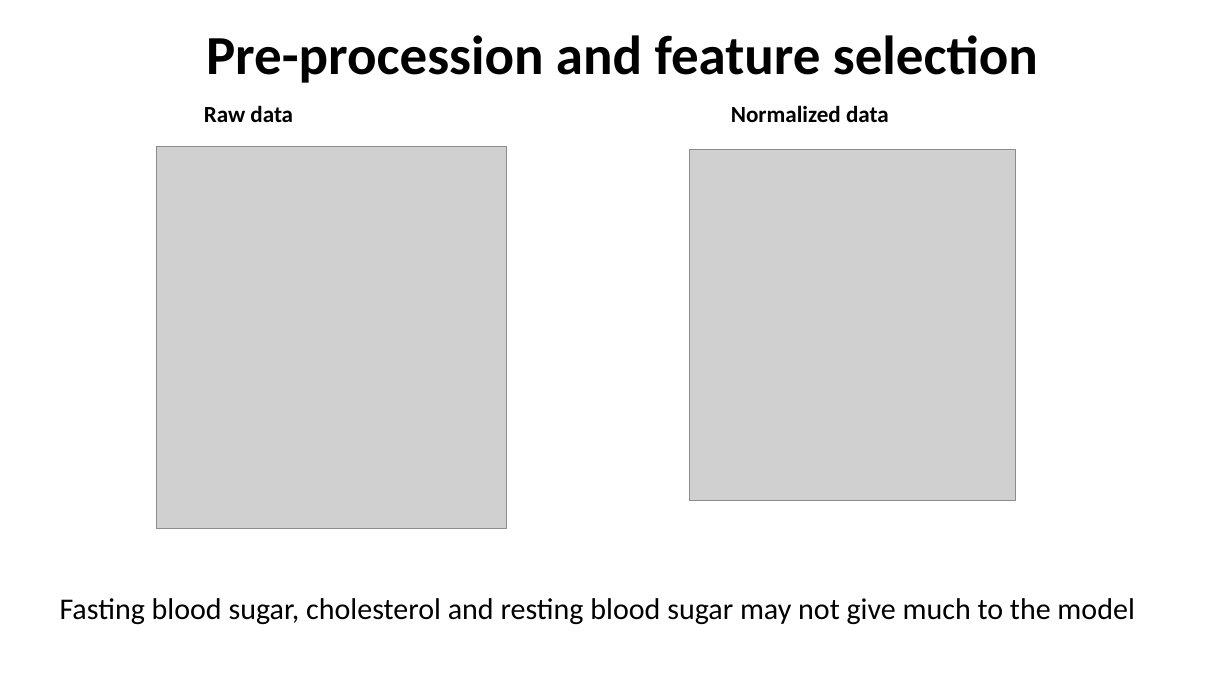
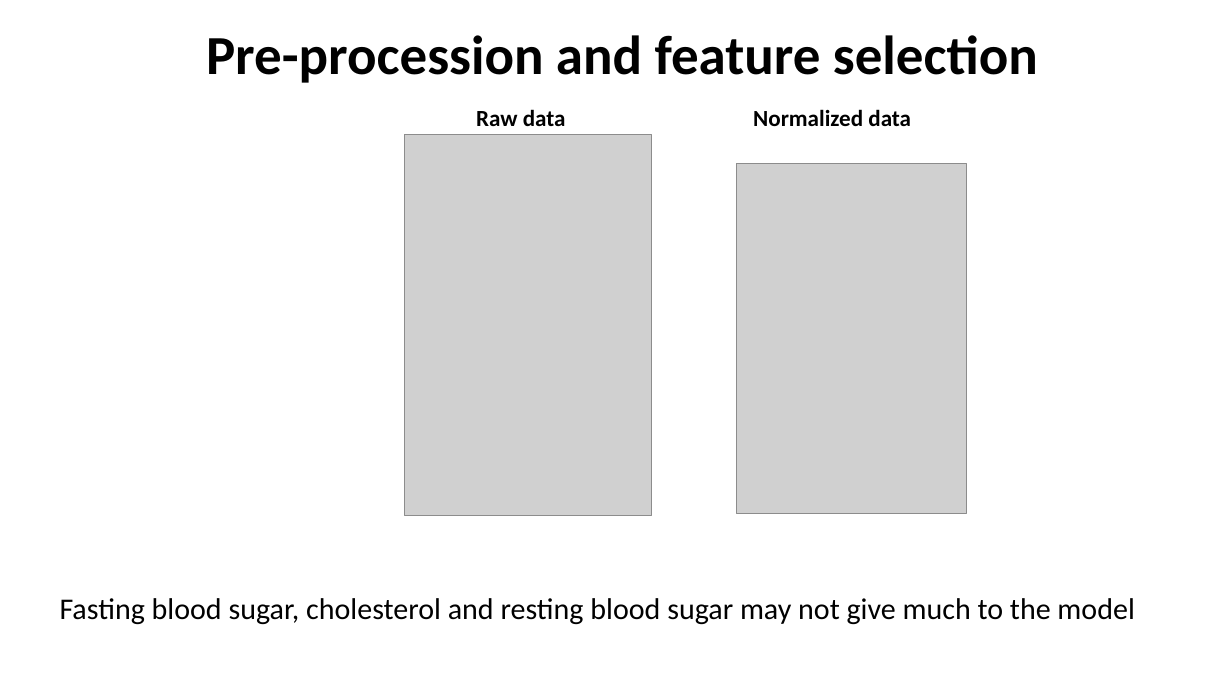
Before and after one commit to pzogcoder/Capstone-2, a slide deck: slide 17 of Capstone 3_Presentatoon_101721.pptm. Drawn at 1232x693 pixels with LibreOffice and Linux fonts; fonts in the diff are those of the drawing; grey boxes stand for pictures. Boxes give left, top, right and bottom in pixels: in the first picture for what was removed or moved away, otherwise in the second. Text is boxed around its words. In the diff, an @@ line names an element or a change of style, - is before the commit and + after.

```diff
--- a/Capstone 3_Presentatoon_101721.pptm
+++ b/Capstone 3_Presentatoon_101721.pptm
@@ text "Raw data Normalized data" rewrapped from [204,105,889,122] to [476,109,911,126] @@
@@ picture: place and size @@
-picture at [156,147,506,529]
+picture at [405,134,652,516]
@@ picture: place and size @@
-picture at [689,150,1015,500]
+picture at [737,164,967,514]
```
Also in this commit, not shown: 3 other slides changed, 2 slides added.
